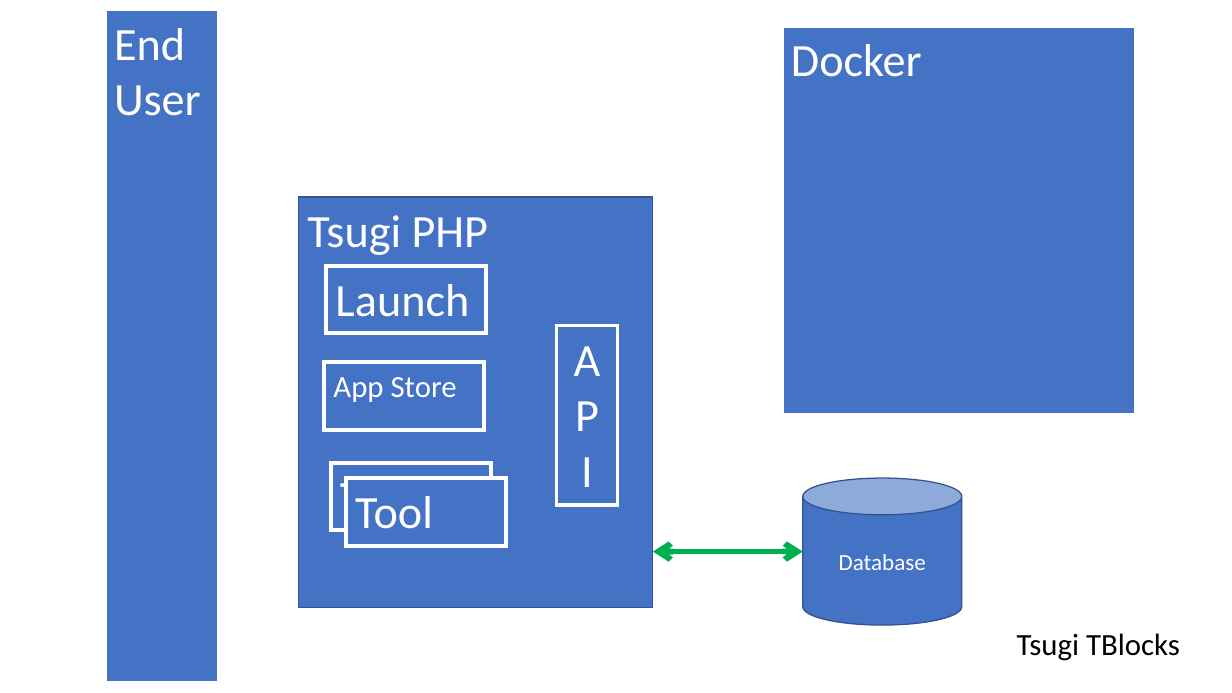
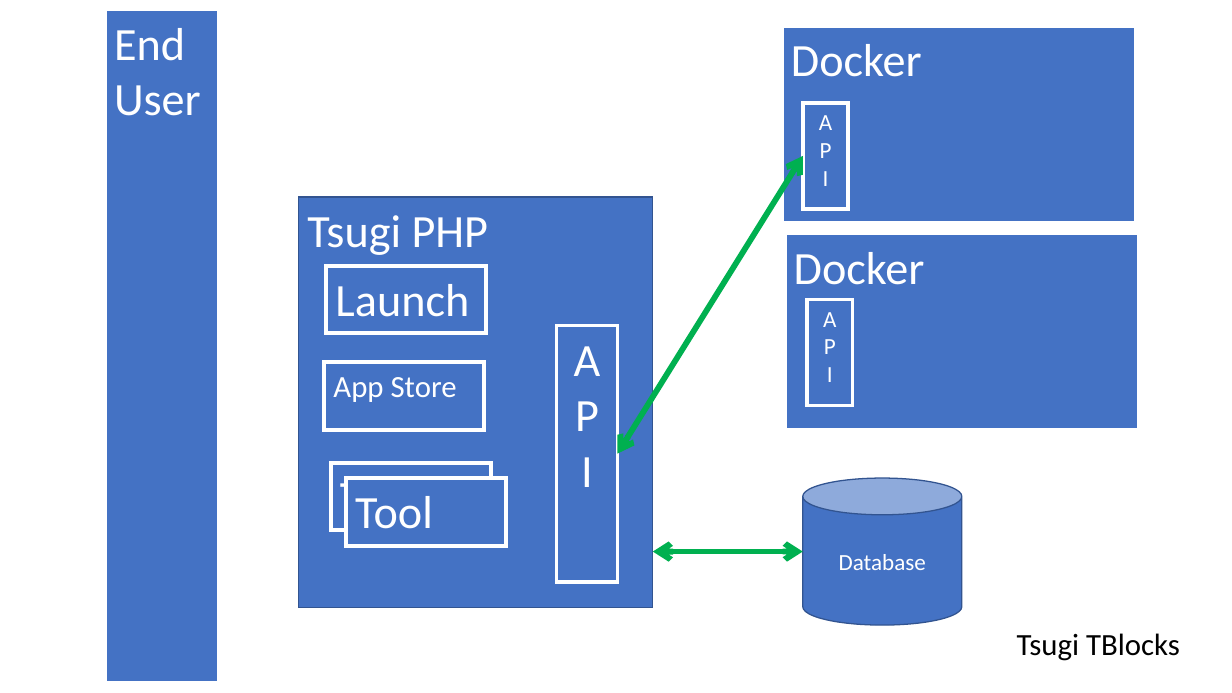
Before and after one commit to csev/talks, a slide deck: slide 20 of 2018/2018-05-Tsugi-Tech.pptx. Drawn at 1232x693 pixels with LibreOffice and Linux fonts; fonts in the diff are those of the drawing. Boxes give left, top, right and bottom in pixels: in the first picture for what was removed or moved away, otherwise in the second. Text is boxed around its words. In the diff, an @@ line names an element or a change of style, - is before the commit and + after.

```diff
--- a/2018/2018-05-Tsugi-Tech.pptx
+++ b/2018/2018-05-Tsugi-Tech.pptx
@@ rectangle "Docker": place and size @@
-rectangle "Docker" at (782,26,1137,415)
+rectangle "Docker" at (782,26,1137,223)
@@ rectangle added at (803,103,848,209), fill #4472C4, outline #FFFFFF 3 pt, 18 pt, text #FFFFFF @@
+A
+P
+I
@@ double arrow added from (617, 454) to (803, 156), #00B050 4.5 pt @@
@@ rectangle added at (785,234,1140,431), fill #4472C4, outline #FFFFFF 3 pt, 36 pt, text #FFFFFF @@
+Docker
@@ rectangle added at (807,299,852,406), fill #4472C4, outline #FFFFFF 3 pt, 18 pt, text #FFFFFF @@
+A
+P
+I
@@ rectangle "A": place and size @@
-rectangle "A" at (556,325,617,505)
+rectangle "A" at (556,325,617,581)
```
Also in this commit, not shown: 1 slide added, 2 other files.
